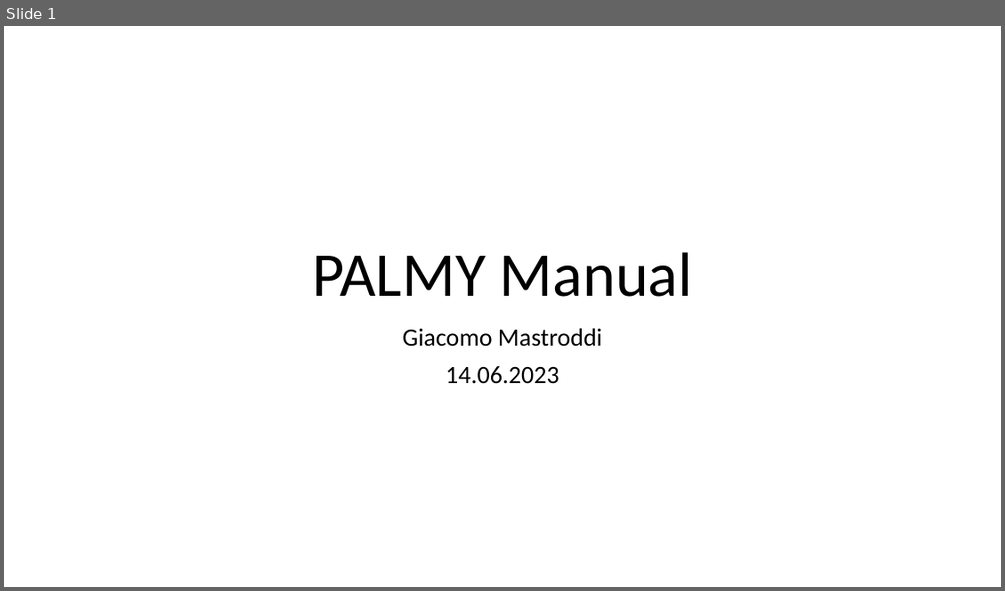
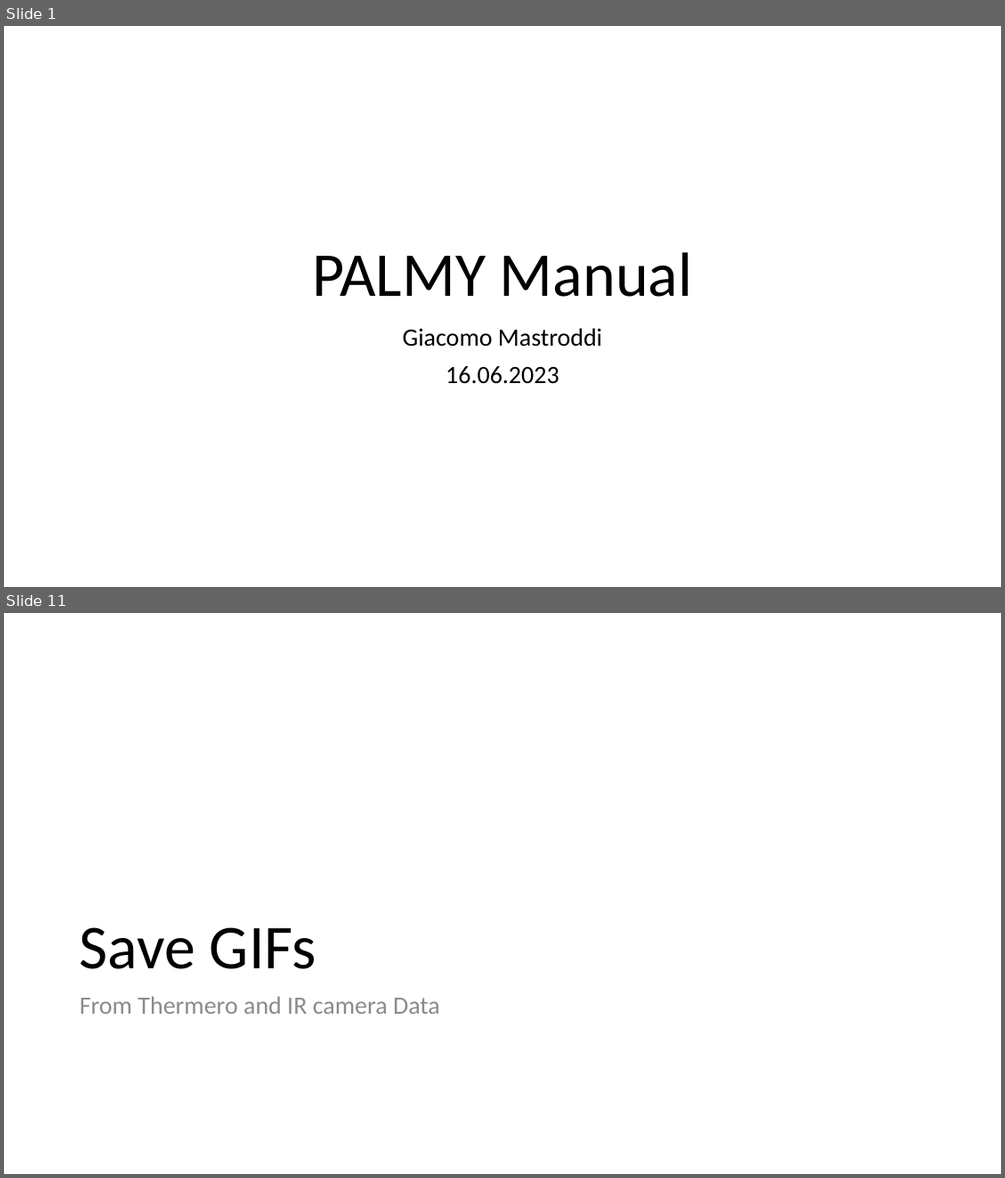
Before and after one commit to Jackmastro/Civil_Service, a slide deck: Documentation/PALMY_Manual.pptx. Shown one above the other, each under a label of ours: slide 1 before the commit, slides 1 and 11 after it; the slides between them are not shown. The pictures are 1005x591 and 1005x1178 pixels, drawn with LibreOffice and Linux fonts; fonts in the diff are those of the drawing. Boxes give left, top, right and bottom in pixels: in the first picture for what was removed or moved away, otherwise in the second. Text is boxed around its words. In the diff, an @@ line names an element or a change of style, - is before the commit and + after.

```diff
--- a/Documentation/PALMY_Manual.pptx
+++ b/Documentation/PALMY_Manual.pptx
@@ slide 11 added at bbox=[4, 613, 1001, 1174], background #FFFFFF @@
@@ title added at bbox=[80, 927, 316, 969], 60 pt, text #000000 @@
+Save GIFs
@@ text added at bbox=[80, 996, 440, 1013], 24 pt, text #8C8C8C @@
+From Thermero and IR camera Data
@@ slide 1 changed as well @@
@@ subtitle at bbox=[445, 366, 559, 384]: text changed @@
-14.06.2023
+16.06.2023
```
Also in this commit, not shown: 14 other slides added, 6 other files.
